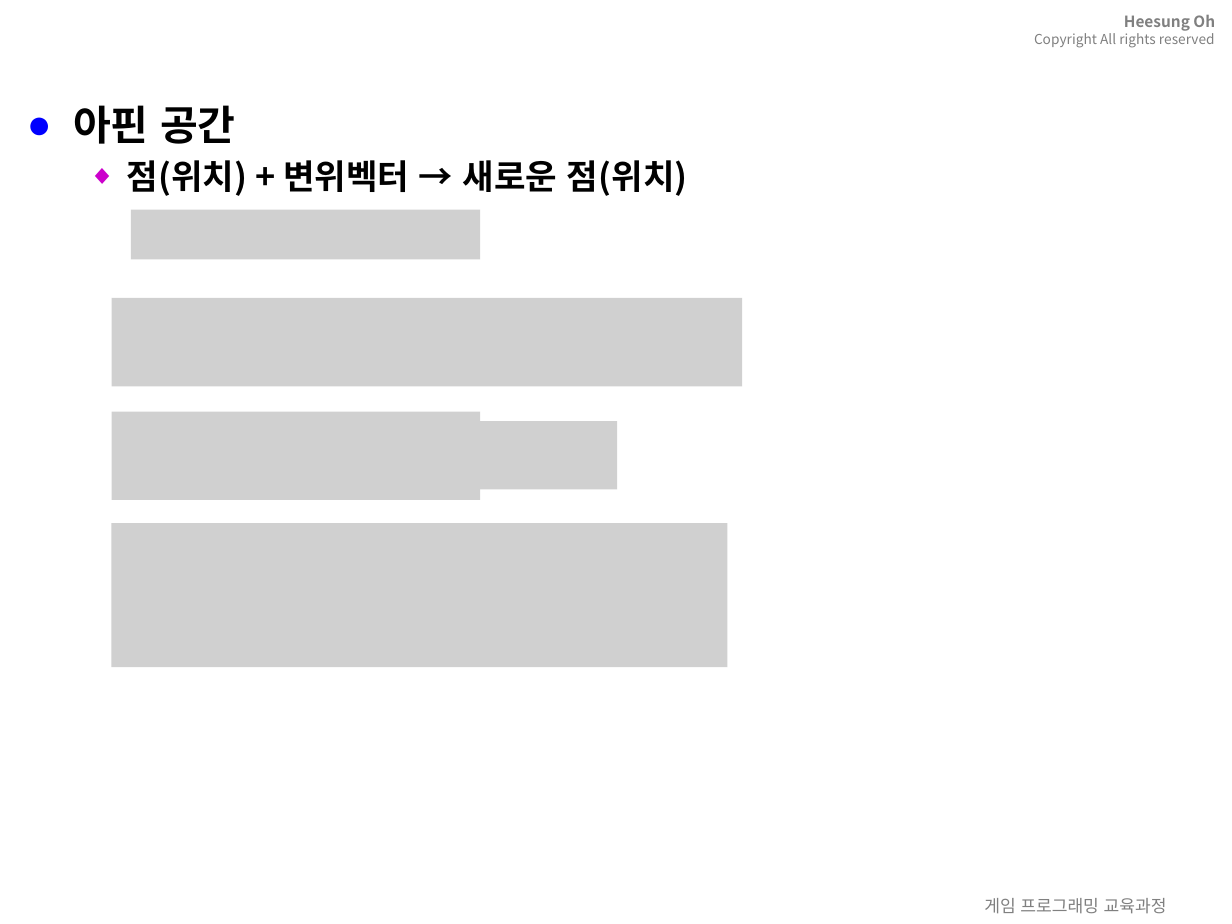
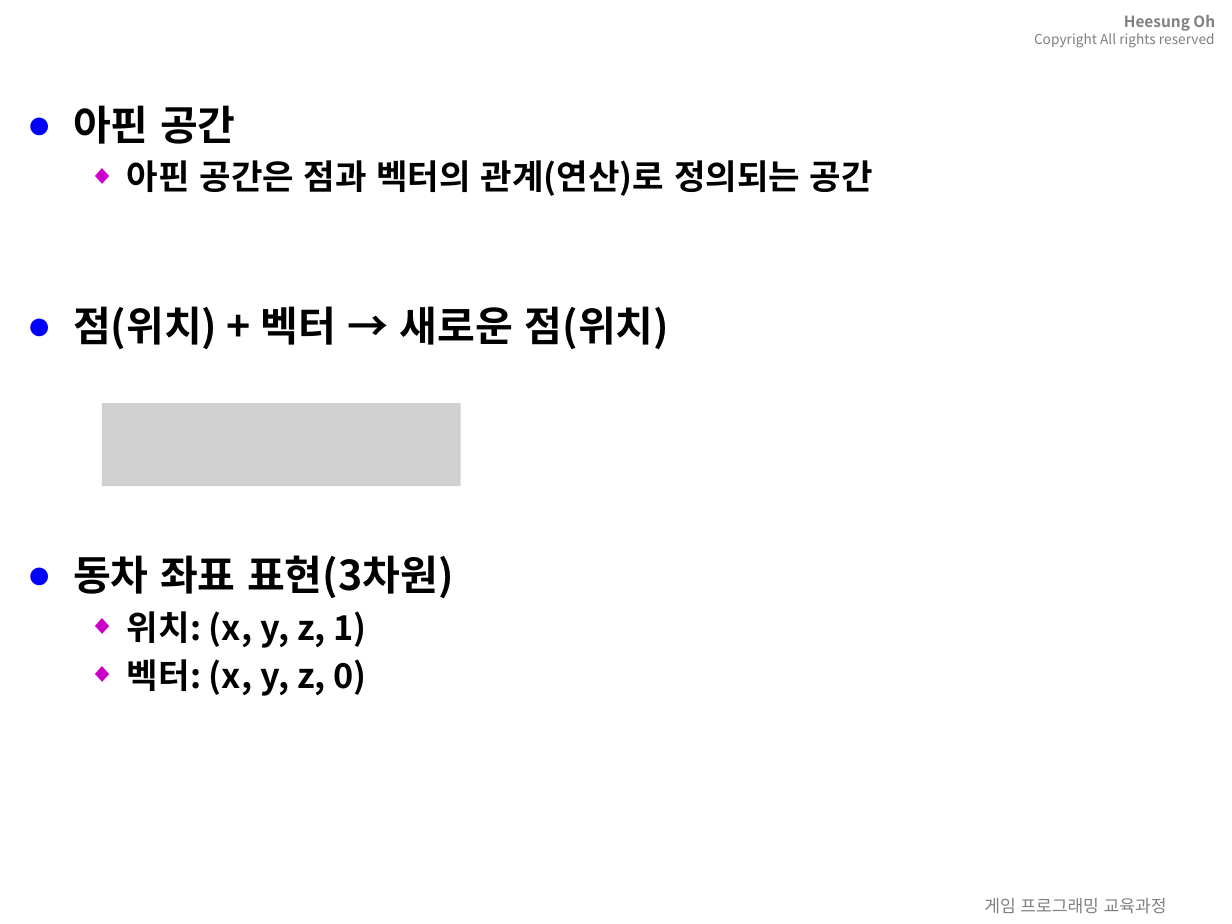
Before and after one commit to 3dapi/ef04_math, a slide deck: slide 73 of doc/mathAndPhycis.pptx (slide 72 before the commit). Drawn at 1232x924 pixels with LibreOffice and Linux fonts; fonts in the diff are those of the drawing; grey boxes stand for pictures; background and template pictures are left out. Boxes give left, top, right and bottom in pixels: in the first picture for what was removed or moved away, otherwise in the second. Text is boxed around its words. In the diff, an @@ line names an element or a change of style, - is before the commit and + after.

```diff
--- a/doc/mathAndPhycis.pptx
+++ b/doc/mathAndPhycis.pptx
@@ text at [73, 160, 873, 696]: text changed @@
-  ◆ 점(위치) + 변위벡터 → 새로운 점(위치)
+  ◆ 아핀 공간은 점과 벡터의 관계(연산)로 정의되는 공간
+● 점(위치) + 벡터 → 새로운 점(위치)
+● 동차 좌표 표현(3차원)
+  ◆ 위치: (x, y, z, 1)
+  ◆ 벡터: (x, y, z, 0)
@@ picture removed at [131, 209, 479, 259] @@
@@ picture removed at [112, 298, 743, 387] @@
@@ picture: place and size @@
-picture at [112, 411, 480, 500]
+picture at [102, 403, 461, 485]
@@ picture removed at [480, 421, 617, 489] @@
@@ picture removed at [112, 524, 728, 668] @@
```
Also in this commit, not shown: 10 other slides changed, 6 slides added, 1 other file.
